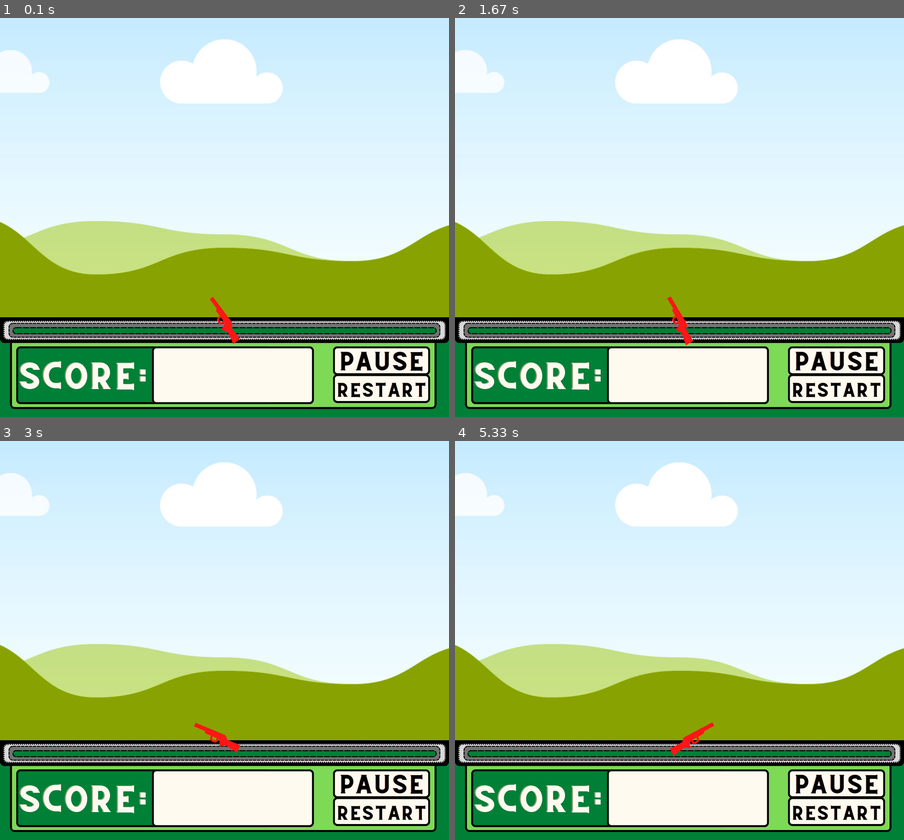
Above: before the commit, frames 1-4 (two rows, left to right).
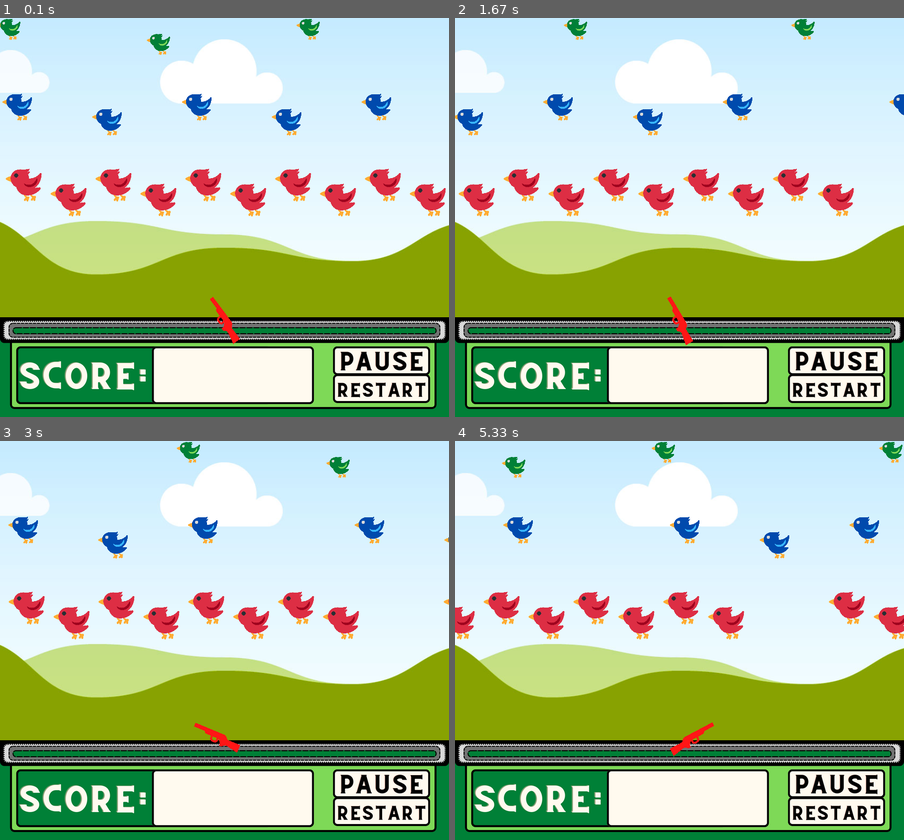
Above: after the commit, the same moments.

Repository: lvdamaceno/py_game_duck_hunt
Game: pygame game, started from main.py
Two runs of this game, one before a commit and one after it. Both use one fixed random seed, a clock stepped at 60 frames per second and the inputs below.
Inputs (mouse positions are in pixels of both pictures, inside the frame that each line leads up to):
- Up to frame 1 (0.1 s): no input
- Up to frame 2 (1.67 s): click (679, 217) at 0.38 s; click (540, 157) at 0.72 s; click (845, 357) at 1.05 s; click (571, 137) at 1.38 s
- Up to frame 3 (3 s): click (224, 688) at 1.72 s; click (161, 556) at 2.05 s; click (381, 744) at 2.38 s; click (76, 680) at 2.72 s
- Up to frame 4 (5.33 s): click (549, 564) at 3.05 s; click (571, 712) at 3.38 s; click (841, 732) at 3.72 s; click (544, 788) at 4.05 s; click (540, 664) at 4.38 s; click (706, 752) at 4.72 s; click (809, 672) at 5.05 s

The runs differ from the first frame. In frame 1, 5.1% of the frame differs, in the area x 0-100%, y 0-50%; in frame 2, 4.4%; in frame 3, 4.0%; in frame 4, 4.3%.

Commit message:
functions draw_level and move_level

Diff:
--- a/main.py
+++ b/main.py
@@ -16,6 +16,7 @@
            2: [12, 8, 5],
            3: [15, 12, 8, 3]}
 level = 1
+points = 0
 
 for i in range(1, 4):
     bgs.append(pygame.image.load(f'assets/bgs/{i}.png'))
@@ -56,12 +57,52 @@
                 pygame.draw.circle(screen, lasers[level - 1], mouse_pos, 5)
 
 
-def draw_level():
+def move_level(coords):
     if level == 1 or level == 2:
-        targets_rects = [[], [], []]
+        max_val = 3
     else:
-        targets_rects = [[], [], [], []]
+        max_val = 4
+    for i in range(max_val):
+        for j in range(len(coords[i])):
+            my_coords = coords[i][j]
+            if my_coords[0] < -150:
+                coords[i][j] = (WIDTH, my_coords[1])
+            else:
+                coords[i][j] = (my_coords[0] - 2 ** i, my_coords[1])
+    return coords
 
+
+def draw_level(coords):
+    if level == 1 or level == 2:
+        target_rects = [[], [], []]
+    else:
+        target_rects = [[], [], [], []]
+    for i in range(len(coords)):
+        for j in range(len(coords[i])):
+            target_rects[i].append(pygame.rect.Rect((coords[i][j][0] + 20, coords[i][j][1]),
+                                                    (60 - i * 12, 60 - i * 12)))
+            screen.blit(target_images[level - 1][i], coords[i][j])
+    return target_rects
+
+
+
+
+# initialize enemy coordinates
+one_coords = [[], [], []]
+two_coords = [[], [], []]
+three_coords = [[], [], [], []]
+for i in range(3):
+    my_list = targets[1]
+    for j in range(my_list[i]):
+        one_coords[i].append((WIDTH // (my_list[i]) * j, 300 - (i * 150) + 30 * (j % 2)))
+for i in range(3):
+    my_list = targets[2]
+    for j in range(my_list[i]):
+        two_coords[i].append((WIDTH // (my_list[i]) * j, 300 - (i * 150) + 30 * (j % 2)))
+for i in range(4):
+    my_list = targets[3]
+    for j in range(my_list[i]):
+        three_coords[i].append((WIDTH // (my_list[i]) * j, 300 - (i * 100) + 30 * (j % 2)))
 
 run = True
 while run:
@@ -70,6 +111,15 @@
     screen.fill('black')
     screen.blit(bgs[level - 1], (0, 0))
     screen.blit(banners[level - 1], (0, HEIGHT - 200))
+    if level == 1:
+        target_boxes = draw_level(one_coords)
+        one_coords = move_level(one_coords)
+    elif level == 2:
+        target_boxes = draw_level(two_coords)
+        two_coords = move_level(two_coords)
+    elif level == 3:
+        target_boxes = draw_level(three_coords)
+        three_coords = move_level(three_coords)
 
     if level > 0:
         draw_gun()
